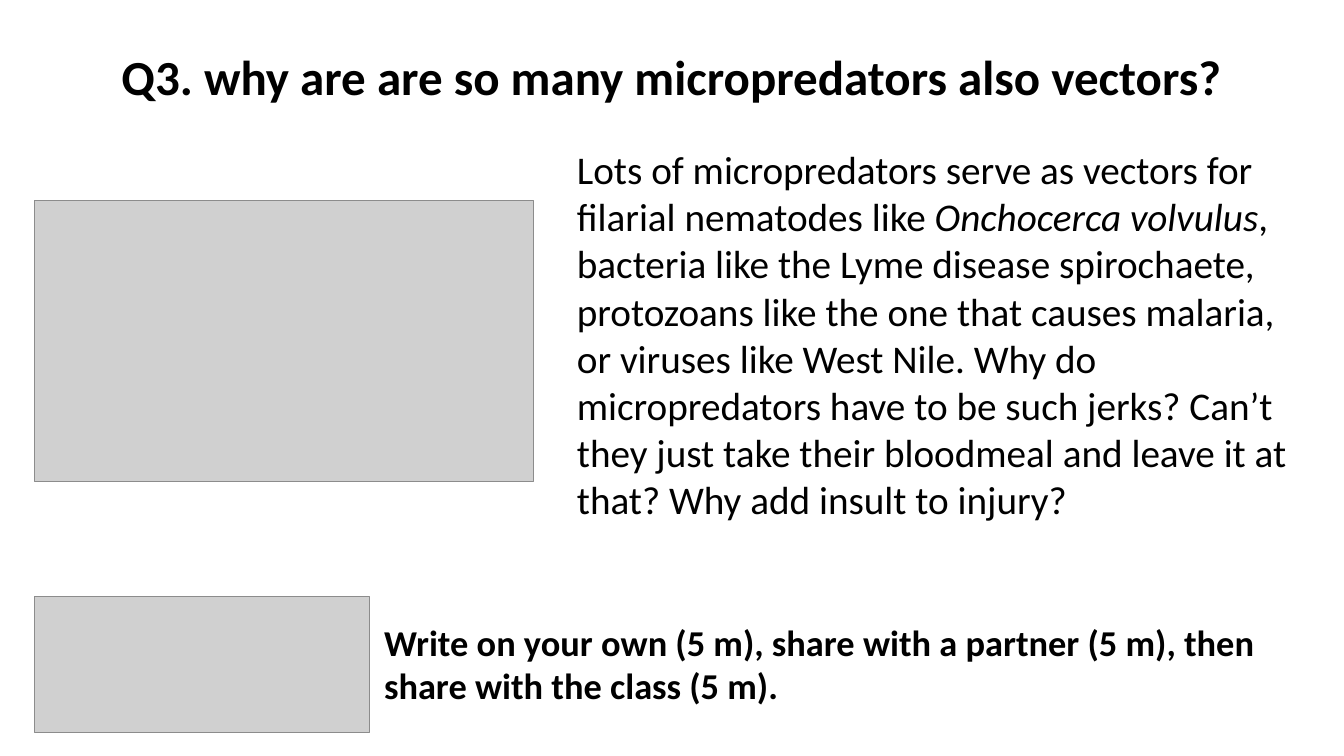
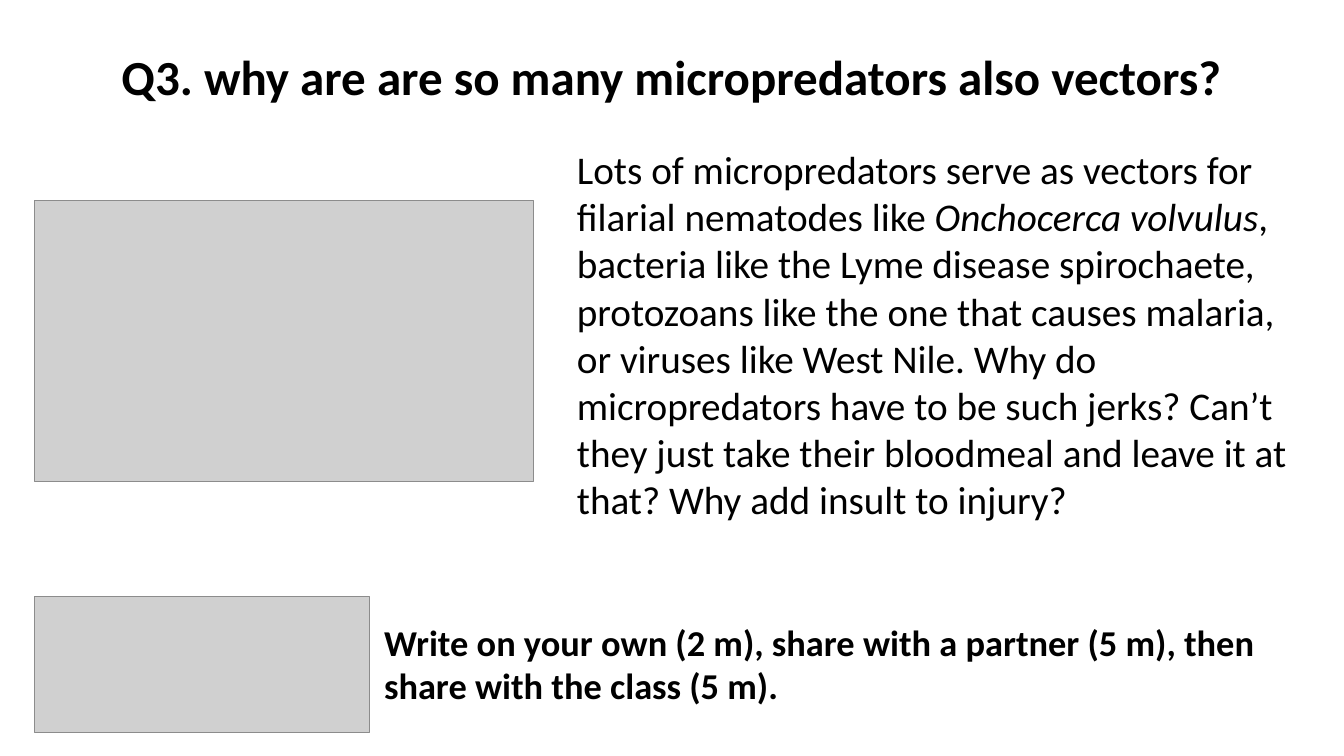
Before and after one commit to wood-lab/fish_406, a slide deck: slide 8 of docs/lectures/in-class_activities/class_15.pptx. Drawn at 1344x756 pixels with LibreOffice and Linux fonts; fonts in the diff are those of the drawing; grey boxes stand for pictures. Boxes give left, top, right and bottom in pixels: in the first picture for what was removed or moved away, otherwise in the second. Text is boxed around its words. In the diff, an @@ line names an element or a change of style, - is before the commit and + after.

Commit message:
updating class 15

```diff
--- a/docs/lectures/in-class_activities/class_15.pptx
+++ b/docs/lectures/in-class_activities/class_15.pptx
@@ text at <box>384,629,1254,705</box>: text changed @@
-Write on your own (5 m), share with a partner (5 m), then share with the class (5 m).
+Write on your own (2 m), share with a partner (5 m), then share with the class (5 m).
```
Also in this commit, not shown: 1 other slide changed, 2 slides added, 14 other files.
